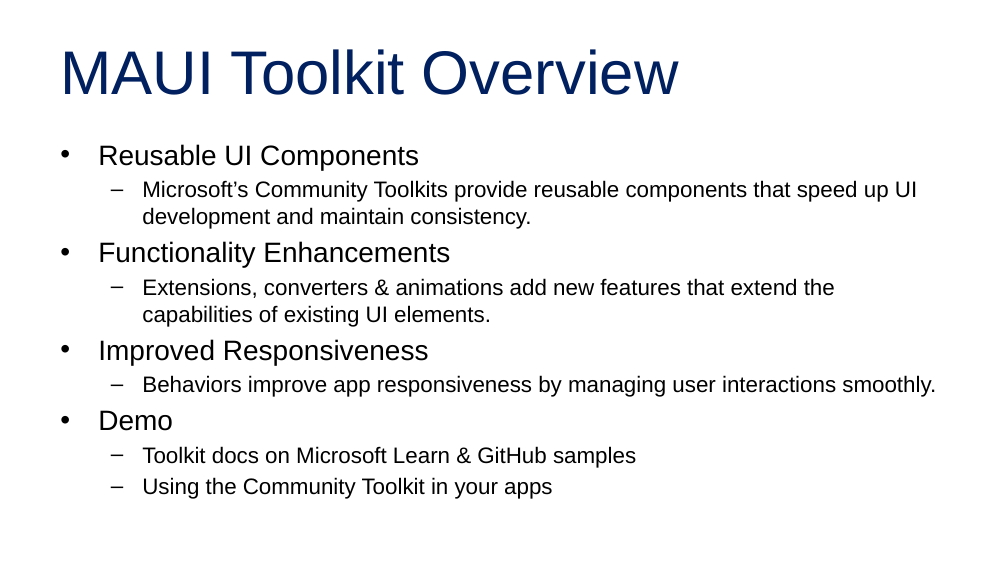
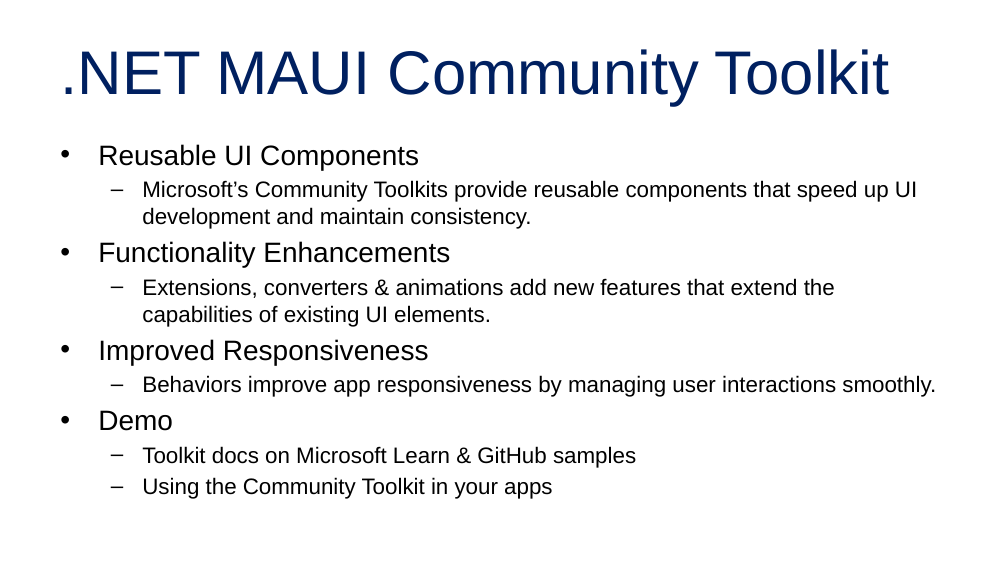
Before and after one commit to alvinashcraft/speaking, a slide deck: slide 12 of 2025/1116_VSLiveOrlando/Maui Toolkit/Create Multi-Platform Apps with .NET.pptx. Drawn at 1008x567 pixels with LibreOffice and Linux fonts; fonts in the diff are those of the drawing; background and template pictures are left out. Boxes give left, top, right and bottom in pixels: in the first picture for what was removed or moved away, otherwise in the second. Text is boxed around its words. In the diff, an @@ line names an element or a change of style, - is before the commit and + after.

```diff
--- a/2025/1116_VSLiveOrlando/Maui Toolkit/Create Multi-Platform Apps with .NET.pptx
+++ b/2025/1116_VSLiveOrlando/Maui Toolkit/Create Multi-Platform Apps with .NET.pptx
@@ title at [60,49,890,106]: text changed @@
-MAUI Toolkit Overview
+.NET MAUI Community Toolkit
```
Also in this commit, not shown: 2 other slides changed, 2 other files.
